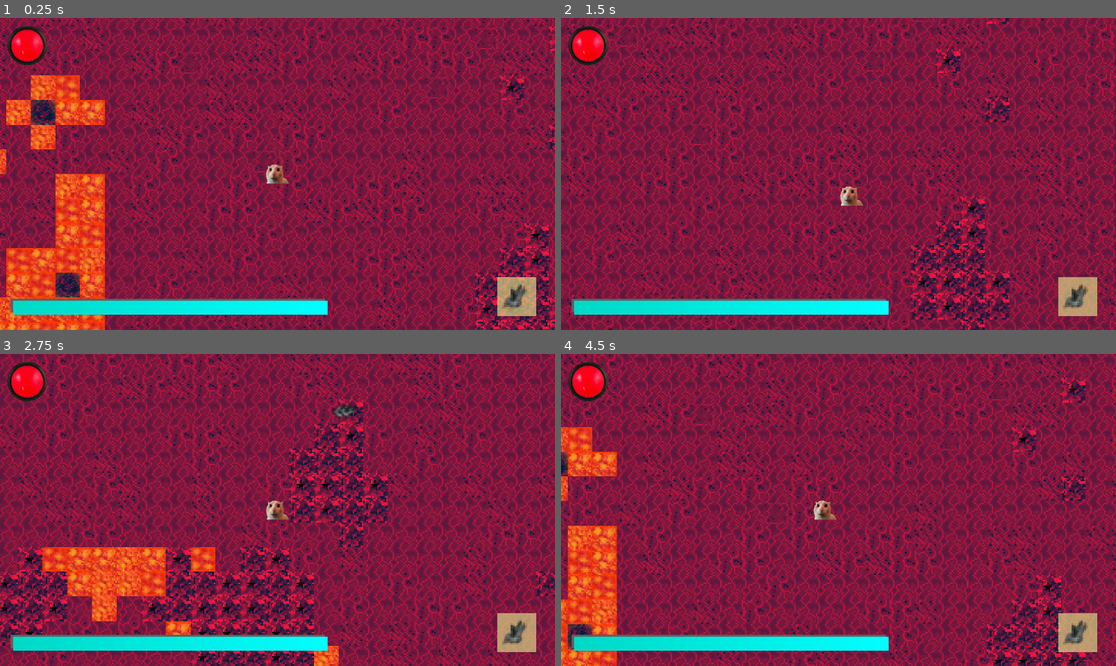
Above: before the commit, frames 1-4 (two rows, left to right).
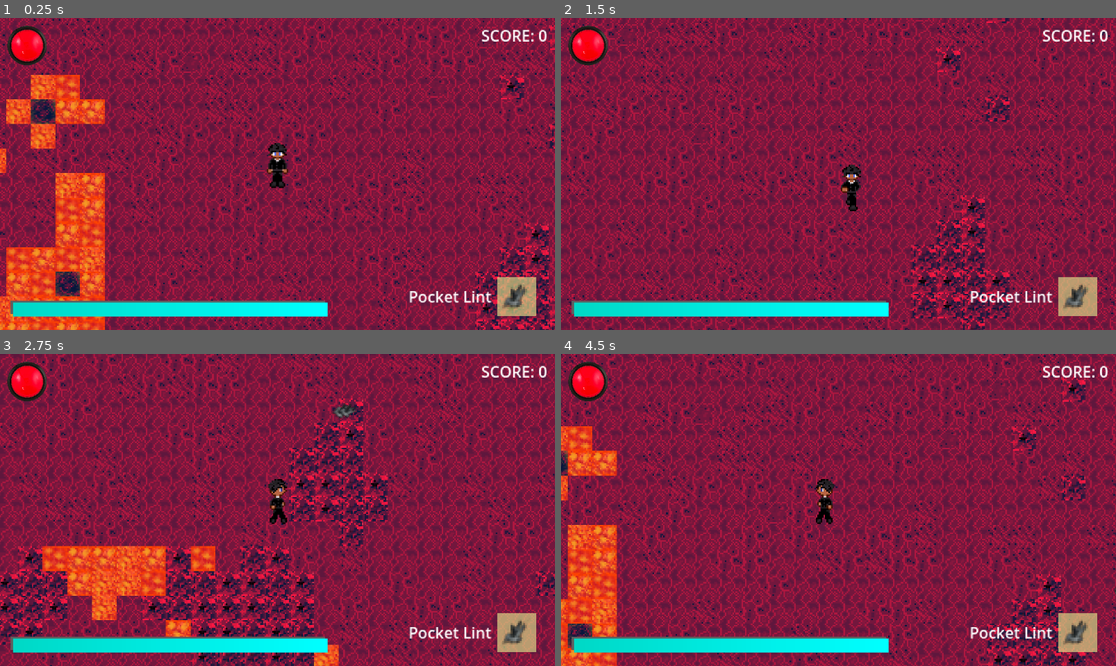
Above: after the commit, the same moments.

Repository: romanpopp/game-jam-2024
Game: Godot game, scene res://main.tscn
Two runs of this game, one before a commit and one after it. Both use one fixed random seed, a clock stepped at 60 frames per second and the inputs below.
Inputs (mouse positions are in pixels of both pictures, inside the frame that each line leads up to):
- Up to frame 1 (0.25 s): no input
- Up to frame 2 (1.5 s): tap Enter at 0.5 s; move the mouse to (960, 158) at 0.52 s; press the mouse at (960, 158) at 0.53 s; hold D (right) 0.53-1.28 s; move the mouse to (727, 189) at 1.27 s; release the mouse at (727, 189) at 1.28 s; hold S (down) from 1.28 s (still down); tap Space (dodge) at 1.35 s
- Up to frame 3 (2.75 s): click (166, 525) at 1.55 s; move the mouse to (333, 441) at 2.02 s; release S (down) at 2.03 s; press the mouse at (333, 441) at 2.03 s; hold D (right) from 2.03 s (still down)
- Up to frame 4 (4.5 s): move the mouse to (810, 572) at 2.77 s; release D (right) at 2.78 s; release the mouse at (810, 572) at 2.78 s; hold W (up) 2.78-3.53 s; click (810, 572) at 2.85 s; move the mouse to (1005, 556) at 3.52 s; hold Space (dodge) 3.53-4.28 s; hold A (left) from 3.53 s (still down); click (1005, 556) at 3.8 s; move the mouse to (672, 463) at 4.27 s; click (672, 463) at 4.35 s

The runs differ from the first frame. In frame 1, 20% of the frame differs, in the area x 0-100%, y 0-100%; in frame 2, 21%; in frame 3, 22%; in frame 4, 21%.

Commit message:
Holy shit

Diff:
--- /dev/null
+++ b/enemyProjectile.tscn
@@ -0,0 +1,24 @@
+[gd_scene load_steps=4 format=3 uid="uid://bhq3phg1p15ah"]
+
+[ext_resource type="Texture2D" uid="uid://bwiw43jmii7nx" path="res://assets/particles/fireball.png" id="1_f3h2q"]
+[ext_resource type="Script" path="res://logic/enemyProjectile.gd" id="1_lwiv4"]
+
+[sub_resource type="CircleShape2D" id="CircleShape2D_0w7vs"]
+
+[node name="EnemyProjectile" type="Area2D"]
+scale = Vector2(1.5, 1.5)
+script = ExtResource("1_lwiv4")
+
+[node name="CollisionShape2D" type="CollisionShape2D" parent="."]
+position = Vector2(0, -9.33333)
+scale = Vector2(2, 2)
+shape = SubResource("CircleShape2D_0w7vs")
+
+[node name="Sprite2D" type="Sprite2D" parent="."]
+scale = Vector2(3, 3)
+texture = ExtResource("1_f3h2q")
+
+[node name="VisibleOnScreenNotifier2D" type="VisibleOnScreenNotifier2D" parent="."]
+
+[connection signal="body_entered" from="." to="." method="_on_body_entered"]
+[connection signal="screen_exited" from="VisibleOnScreenNotifier2D" to="." method="_not_visible_on_screen"]
--- a/hud.tscn
+++ b/hud.tscn
@@ -29,9 +29,9 @@
 anchor_top = 1.0
 anchor_bottom = 1.0
 offset_left = 22.0
-offset_top = -64.9999
+offset_top = -60.9999
 offset_right = 86.0
-offset_bottom = -0.999939
+offset_bottom = 3.00006
 grow_vertical = 0
 scale = Vector2(10.2, 0.439999)
 value = 100.0
@@ -113,6 +113,74 @@
 texture = ExtResource("2_yr4c4")
 
 [node name="Quit" type="Button" parent="."]
+top_level = true
+offset_left = 15.0
+offset_top = 16.0
+offset_right = 1047.0
+offset_bottom = 1048.0
+scale = Vector2(0.08, 0.08)
+icon = ExtResource("3_3bnkc")
+flat = true
+
+[node name="Text" type="RichTextLabel" parent="."]
+anchors_preset = 3
+anchor_left = 1.0
+anchor_top = 1.0
+anchor_right = 1.0
+anchor_bottom = 1.0
+offset_left = -532.0
+offset_top = -93.0
+offset_right = -332.0
+offset_bottom = -63.0
+grow_horizontal = 0
+grow_vertical = 0
+scale = Vector2(2, 2)
+text = "Pocket Lint
+"
+text_direction = 2
+
+[node name="Score" type="RichTextLabel" parent="."]
+anchors_preset = 1
+anchor_left = 1.0
+anchor_right = 1.0
+offset_left = -255.0
+offset_top = 13.0
+offset_right = -135.0
+offset_bottom = 53.0
+grow_horizontal = 0
+scale = Vector2(2, 2)
+text = "SCORE: 0"
+text_direction = 2
+
+[node name="GameOver" type="ColorRect" parent="."]
+visible = false
+anchors_preset = 15
+anchor_right = 1.0
+anchor_bottom = 1.0
+grow_horizontal = 2
+grow_vertical = 2
+color = Color(0.388235, 0.388235, 0.388235, 0.858824)
+
+[node name="GameOverText" type="RichTextLabel" parent="GameOver"]
+layout_mode = 0
+offset_left = 182.0
+offset_top = 98.0
+offset_right = 282.0
+offset_bottom = 123.0
+scale = Vector2(8, 8)
+text = "GAME OVER"
+
+[node name="GameOverScore" type="RichTextLabel" parent="GameOver"]
+layout_mode = 0
+offset_left = 182.0
+offset_top = 260.0
+offset_right = 282.0
+offset_bottom = 285.0
+scale = Vector2(5, 5)
+text = "Score: "
+
+[node name="Quit2" type="Button" parent="GameOver"]
+top_level = true
 offset_left = 15.0
 offset_top = 16.0
 offset_right = 1047.0
@@ -122,3 +190,4 @@
 flat = true
 
 [connection signal="button_down" from="Quit" to="." method="_quit"]
+[connection signal="button_down" from="GameOver/Quit2" to="." method="_quit"]
--- a/logic/basicEnemy.gd
+++ b/logic/basicEnemy.gd
@@ -43,7 +43,9 @@
 # Makes this enemy take damage
 func take_damage(dmg):
 	hp -= dmg
-	if (hp <= 0): queue_free()
+	if (hp <= 0):
+		get_tree().root.get_node("Main/HUD").add_score(50)
+		queue_free()
 
 # Knocks back the enemy
 func knock_back(mag):
--- /dev/null
+++ b/logic/enemyProjectile.gd
@@ -0,0 +1,23 @@
+extends Area2D
+
+@onready var player = get_tree().root.get_node("Main/Player")
+var damage = 20
+var speed = -300
+
+func start(pos):
+	position = pos
+	var direction: Vector2 = position - player.position
+	rotation = direction.angle()
+	rotation -= PI / 2
+
+func _ready():
+	pass
+
+# Called every frame. 'delta' is the elapsed time since the previous frame.
+func _physics_process(delta):
+	position += global_transform.y * speed * delta
+
+func _on_body_entered(body):
+	if body.is_in_group("Player"):
+		body.call("take_damage", damage)
+		queue_free()
--- a/logic/hud.gd
+++ b/logic/hud.gd
@@ -4,9 +4,14 @@
 @onready var bar: TextureProgressBar = get_node("Healthbar")
 @onready var node = get_node("WeaponDisplay/WeaponTexture")
 @onready var ammoBar: TextureProgressBar = get_node("AmmoBar")
+@onready var textBox = get_node("Text")
+@onready var scoreText = get_node("Score")
+@onready var scoreText2 = get_node("GameOver/GameOverScore")
 
 @onready var breadBar: TextureProgressBar = get_node("BreadBar")
 @onready var toasterDamage = get_node("ToastMeter")
+
+var score = 0
 
 const toasterSprite = [
 	"res://assets/hud/toaster5.png",
@@ -24,12 +29,15 @@
 		Weapon.default:
 			node.texture = load("res://assets/particles/lint.png")
 			ammoBar.texture_progress = load("res://assets/blank.png")
+			textBox.text = "Pocket Lint"
 		Weapon.cigarette:
 			node.texture = load("res://assets/weapons/cigarette.png")
 			ammoBar.texture_progress = load("res://assets/hud/cigBurn.png")
+			textBox.text = "Cigarette"
 		Weapon.stapler:
 			node.texture = load("res://assets/weapons/stapler.png")
 			ammoBar.texture_progress = load("res://assets/hud/staplebar.png")
+			textBox.text = "Stapler"
 		Weapon.toaster:
 			breadBar.visible = true
 			toasterDamage.visible = true
@@ -37,6 +45,7 @@
 			toasterDamage.texture = load(toasterSprite[4])
 			node.texture = load("res://assets/weapons/toasterOnGround.png")
 			ammoBar.texture_progress = load("res://assets/blank.png")
+			textBox.text = "Toaster"
 	if type != Weapon.toaster:
 		breadBar.visible = false
 		toasterDamage.visible = false
@@ -51,5 +60,10 @@
 	toasterDamage.texture = load(toasterSprite[durabilityStage])
 	breadBar.value = toastCount
 
+func add_score(amt):
+	score += amt
+	scoreText.text = str("Score: ", score)
+	scoreText2.text = str("Score: ", score)
+
 func _quit():
 	get_tree().quit()
--- a/logic/pickup.gd
+++ b/logic/pickup.gd
@@ -21,4 +21,5 @@
 func _on_body_entered(body):
 	if body.is_in_group("Player"):
 		picked_up.emit(type)
+		get_tree().root.get_node("Main/HUD").add_score(100)
 		queue_free()
--- a/logic/player.gd
+++ b/logic/player.gd
@@ -22,6 +22,7 @@
 var damageBoost = false
 @onready var boostParticles = get_node('BoostParticles')
 @onready var damageParticles = get_node('DamageParticles')
+var dead = false
 
 # Weapon settings
 @export var projectileScene: PackedScene
@@ -33,6 +34,9 @@
 var toasterObject = null
 signal changeWeaponUI(type)
 signal updateAmmoUI(percent)
+
+# Animation settings
+@onready var sprite = get_node("AnimatedSprite2D")
 
 # Set timer wait times
 func _ready():
@@ -53,10 +57,16 @@
 		changeWeaponUI.emit(Weapon.default)
 		$ShootCD.wait_time = 0.8
 
+	# 4:44AM toaster check
+	if toasterObject == null && currentWeapon == Weapon.toaster:
+		currentWeapon = Weapon.default
+		changeWeaponUI.emit(Weapon.default)
+
 	# Durability for cigarette
 	if currentWeapon == Weapon.cigarette:
 		durability -= delta
 		updateAmmoUI.emit(durability / maxDurability * 100)
+	animation()
 
 # Physics processing
 func _physics_process(delta):
@@ -67,6 +77,18 @@
 	velocity += Input.get_vector("left", "right", "up", "down") * delta * speed
 	velocity -= velocity * delta * friction
 	move_and_slide()
+
+func animation():
+	if Input.is_action_pressed("down"):
+		sprite.play("down")
+	else: if Input.is_action_pressed("up"):
+		sprite.play("up")
+	else: if Input.is_action_pressed("left"):
+		sprite.play("left")
+	else: if Input.is_action_pressed("right"):
+		sprite.play("right")
+	else:
+		sprite.play("default")
 
 # Dodge function
 func dodge():
@@ -142,6 +164,11 @@
 func take_damage(dmg):
 	hp -= dmg
 	healthChange.emit(-dmg)
+	if hp <= 0:
+		get_tree().root.get_node("Main/HUD/GameOver").visible = true
+		speed = 0
+		canShoot = false
+		dead = true
 
 # Called by DodgeCD timer after timeout
 func _on_dodge_cd_timeout():
@@ -149,6 +176,8 @@
 
 # Called by ShootCD timer after timeout
 func _on_shoot_cd_timeout():
+	if dead:
+		return
 	canShoot = true
 
 # Called by DmgBoostTimer after timeout
--- a/logic/projectile.gd
+++ b/logic/projectile.gd
@@ -42,7 +42,7 @@
 			speed = -1300
 			drag = 0
 			damage = 4
-			pierce = 2
+			pierce = 1
 			knockback = 20
 			$Lifetime.wait_time = 1
 			var spriteStr = load(imgArray[2])
--- /dev/null
+++ b/logic/rangedEnemy.gd
@@ -0,0 +1,47 @@
+extends CharacterBody2D
+
+# Health
+@export var hp = 10
+var damage = 20
+var canShoot = false
+
+@onready var player = get_parent().get_node("Player")
+@export var projectileScene: PackedScene
+
+func start(pos):
+	position = pos
+	$ShootCD.wait_time = randf_range(2.5, 2.8)
+	$ShootCD.start()
+
+func _physics_process(delta):
+	var direction: Vector2 = player.position - position
+	rotation = direction.angle()
+	rotation -= PI / 2
+
+func _process(delta):
+	if !canShoot:
+		return
+	canShoot = false
+	$ShootCD.wait_time = randf_range(2.5, 2.8)
+	$ShootCD.start()
+	instantiate_projectiles()
+
+func instantiate_projectiles():
+	var projectile = projectileScene.instantiate()
+	get_tree().root.add_child(projectile)
+	projectile.start(position)
+
+# Makes this enemy take damage
+func take_damage(dmg):
+	hp -= dmg
+	if (hp <= 0):
+		get_tree().root.get_node("Main/HUD").add_score(300)
+		queue_free()
+
+# Knocks back the enemy
+func knock_back(mag):
+	velocity -= (player.position - position).normalized() * mag
+
+# It's fucking 4:14 AM
+func _on_shoot_cd_timeout():
+	canShoot = true
--- a/logic/testSpawning.gd
+++ b/logic/testSpawning.gd
@@ -13,9 +13,15 @@
 
 # Everything you need to instantiate a Basic Enemy
 const enemyScene = preload("res://basicEnemy.tscn")
+const enemyScene2 = preload("res://rangedEnemy.tscn")
 
 func create_enemy(pos):
 	var newEnemy = enemyScene.instantiate()
+	add_child(newEnemy)
+	newEnemy.start(pos)
+
+func create_range_enemy(pos):
+	var newEnemy = enemyScene2.instantiate()
 	add_child(newEnemy)
 	newEnemy.start(pos)
 
@@ -29,3 +35,7 @@
 	create_enemy(Vector2(-300, -300))
 	create_enemy(Vector2(-500, -300))
 	create_enemy(Vector2(-300, -500))
+
+	create_range_enemy(Vector2(300, 300))
+	create_range_enemy(Vector2(500, 300))
+	create_range_enemy(Vector2(300, 500))
--- a/logic/toaster.gd
+++ b/logic/toaster.gd
@@ -4,7 +4,7 @@
 @export var maxRotationRate = -20
 @export var minRotationRate = 3
 var rotationRate = minRotationRate
-@export var damage = 1
+@export var damage = 3
 @export var toastDamage = 2
 @export var knockback = 20
 var durability = 4
--- a/main.tscn
+++ b/main.tscn
@@ -1,25 +1,143 @@
-[gd_scene load_steps=33 format=3 uid="uid://bnm1tmofj146x"]
-
-[ext_resource type="Texture2D" uid="uid://cmxa1rg8yituf" path="res://catevido.png" id="1_0dyxt"]
+[gd_scene load_steps=49 format=3 uid="uid://bnm1tmofj146x"]
+
 [ext_resource type="Script" path="res://logic/player.gd" id="1_bwaj2"]
 [ext_resource type="PackedScene" uid="uid://bvmmq0pwftwpk" path="res://projectile.tscn" id="2_lvmhd"]
 [ext_resource type="PackedScene" uid="uid://rc7um343nsgw" path="res://toaster.tscn" id="3_5yltg"]
 [ext_resource type="Texture2D" uid="uid://ydmaqhgnky6v" path="res://assets/tiles/floor-0.png" id="3_rewqo"]
 [ext_resource type="Script" path="res://logic/terrain.gd" id="3_wj3d7"]
 [ext_resource type="Texture2D" uid="uid://c1h0iop8m3bh2" path="res://assets/tiles/floor-1.png" id="4_3plf3"]
+[ext_resource type="Texture2D" uid="uid://dqtew67v2dc2p" path="res://assets/player movement/down-walk-1.png" id="4_c5r7a"]
+[ext_resource type="Texture2D" uid="uid://8q5qbills6mn" path="res://assets/player movement/down-walk-2.png" id="5_10p2y"]
 [ext_resource type="Texture2D" uid="uid://dr6lmwxhk42rx" path="res://assets/tiles/rock-0.png" id="5_h1scr"]
 [ext_resource type="Texture2D" uid="uid://dudi8qb35ocsg" path="res://assets/tiles/floor-3.png" id="5_k1w0c"]
 [ext_resource type="Texture2D" uid="uid://u7nltm1p1pay" path="res://assets/tiles/floor-2.png" id="6_hvrxi"]
+[ext_resource type="Texture2D" uid="uid://cs0611scekk2u" path="res://assets/player movement/down-walk-3.png" id="6_lrtdc"]
 [ext_resource type="Texture2D" uid="uid://8lbr7m0mxea8" path="res://assets/tiles/rock-1.png" id="6_x5n4s"]
 [ext_resource type="Texture2D" uid="uid://ch3dbvw5xgcc4" path="res://assets/tiles/lava-0.png" id="7_4r04p"]
+[ext_resource type="Texture2D" uid="uid://dfe4ycin2dk2d" path="res://assets/player movement/down-walk-4.png" id="7_dmvme"]
 [ext_resource type="Texture2D" uid="uid://ch1ilmsvp1ymc" path="res://assets/tiles/lava-1.png" id="8_gakec"]
+[ext_resource type="Texture2D" uid="uid://cf0atoik4qhxf" path="res://assets/player movement/down-walk-5.png" id="8_yrx1q"]
+[ext_resource type="Texture2D" uid="uid://qt08s10f1tlw" path="res://assets/player movement/left-walk-1.png" id="9_lbrb8"]
 [ext_resource type="Texture2D" uid="uid://6giygjbuxn8h" path="res://assets/tiles/lava-2.png" id="9_yfu4m"]
+[ext_resource type="Texture2D" uid="uid://c8ytnxdkas2ty" path="res://assets/player movement/left-walk-2.png" id="10_wd1yu"]
+[ext_resource type="Texture2D" uid="uid://biyc2exq2ephl" path="res://assets/player movement/left-walk-3.png" id="11_i013y"]
 [ext_resource type="Texture2D" uid="uid://b8vot5pdyvars" path="res://assets/tiles/rare-rock-0.png" id="11_tvixc"]
 [ext_resource type="Texture2D" uid="uid://8thenkdwoxrx" path="res://assets/tiles/rare-rock-1.png" id="12_i540a"]
+[ext_resource type="Texture2D" uid="uid://di7rkxex6tn84" path="res://assets/player movement/right-walk-1.png" id="12_nrc3k"]
+[ext_resource type="Texture2D" uid="uid://lqyy62pc1hgt" path="res://assets/player movement/right-walk-2.png" id="13_1066r"]
+[ext_resource type="Texture2D" uid="uid://dgiw0ej2wlubm" path="res://assets/player movement/right-walk-3.png" id="14_qgxfe"]
+[ext_resource type="Texture2D" uid="uid://bra5xcp3r65fj" path="res://assets/player movement/up-walk1.png" id="16_4ntqf"]
 [ext_resource type="PackedScene" uid="uid://ce8fqxiyibn2" path="res://hud.tscn" id="17_8nyws"]
+[ext_resource type="Texture2D" uid="uid://boygfacmtrf8p" path="res://assets/player movement/up-walk2.png" id="17_nos0a"]
+[ext_resource type="Texture2D" uid="uid://b1q7eu2628ncn" path="res://assets/player movement/up-walk3.png" id="18_scpqo"]
+[ext_resource type="Texture2D" uid="uid://bcctuqkr7okhl" path="res://assets/player movement/up-walk4.png" id="19_ldnk3"]
+[ext_resource type="Texture2D" uid="uid://bdq6o7sa6s541" path="res://assets/player movement/up-walk5.png" id="20_0wolq"]
 
 [sub_resource type="RectangleShape2D" id="RectangleShape2D_nswdj"]
 size = Vector2(60, 60)
+
+[sub_resource type="SpriteFrames" id="SpriteFrames_5srbi"]
+animations = [{
+"frames": [{
+"duration": 1.0,
+"texture": ExtResource("4_c5r7a")
+}],
+"loop": true,
+"name": &"default",
+"speed": 5.0
+}, {
+"frames": [{
+"duration": 1.0,
+"texture": ExtResource("4_c5r7a")
+}, {
+"duration": 1.0,
+"texture": ExtResource("5_10p2y")
+}, {
+"duration": 1.0,
+"texture": ExtResource("6_lrtdc")
+}, {
+"duration": 1.0,
+"texture": ExtResource("5_10p2y")
+}, {
+"duration": 1.0,
+"texture": ExtResource("4_c5r7a")
+}, {
+"duration": 1.0,
+"texture": ExtResource("7_dmvme")
+}, {
+"duration": 1.0,
+"texture": ExtResource("8_yrx1q")
+}, {
+"duration": 1.0,
+"texture": ExtResource("7_dmvme")
+}],
+"loop": true,
+"name": &"down",
+"speed": 10.0
+}, {
+"frames": [{
+"duration": 1.0,
+"texture": ExtResource("9_lbrb8")
+}, {
+"duration": 1.0,
+"texture": ExtResource("10_wd1yu")
+}, {
+"duration": 1.0,
+"texture": ExtResource("11_i013y")
+}, {
+"duration": 1.0,
+"texture": ExtResource("10_wd1yu")
+}],
+"loop": true,
+"name": &"left",
+"speed": 10.0
+}, {
+"frames": [{
+"duration": 1.0,
+"texture": ExtResource("12_nrc3k")
+}, {
+"duration": 1.0,
+"texture": ExtResource("13_1066r")
+}, {
+"duration": 1.0,
+"texture": ExtResource("14_qgxfe")
+}, {
+"duration": 1.0,
+"texture": ExtResource("13_1066r")
+}],
+"loop": true,
+"name": &"right",
+"speed": 10.0
+}, {
+"frames": [{
+"duration": 1.0,
+"texture": ExtResource("16_4ntqf")
+}, {
+"duration": 1.0,
+"texture": ExtResource("17_nos0a")
+}, {
+"duration": 1.0,
+"texture": ExtResource("18_scpqo")
+}, {
+"duration": 1.0,
+"texture": ExtResource("17_nos0a")
+}, {
+"duration": 1.0,
+"texture": ExtResource("16_4ntqf")
+}, {
+"duration": 1.0,
+"texture": ExtResource("19_ldnk3")
+}, {
+"duration": 1.0,
+"texture": ExtResource("20_0wolq")
+}, {
+"duration": 1.0,
+"texture": ExtResource("19_ldnk3")
+}],
+"loop": true,
+"name": &"up",
+"speed": 10.0
+}]
 
 [sub_resource type="Gradient" id="Gradient_svgyo"]
 colors = PackedColorArray(1, 0.415686, 0, 1, 1, 1, 1, 1)
@@ -85,6 +203,7 @@
 sources/3 = SubResource("TileSetAtlasSource_kvrjc")
 
 [node name="Main" type="Node2D"]
+position = Vector2(0, -2)
 
 [node name="Player" type="CharacterBody2D" parent="." groups=["Player"]]
 top_level = true
@@ -95,10 +214,12 @@
 [node name="CollisionShape2D" type="CollisionShape2D" parent="Player"]
 shape = SubResource("RectangleShape2D_nswdj")
 
-[node name="Sprite2D" type="Sprite2D" parent="Player"]
-position = Vector2(5.96046e-08, -4.76837e-07)
-scale = Vector2(0.118023, 0.236047)
-texture = ExtResource("1_0dyxt")
+[node name="AnimatedSprite2D" type="AnimatedSprite2D" parent="Player"]
+position = Vector2(0, -20)
+scale = Vector2(4, 4)
+sprite_frames = SubResource("SpriteFrames_5srbi")
+animation = &"up"
+frame_progress = 0.358847
 
 [node name="Camera2D" type="Camera2D" parent="Player"]
 zoom = Vector2(0.8, 0.8)
--- a/projectile.tscn
+++ b/projectile.tscn
@@ -9,7 +9,7 @@
 [node name="Projectile" type="Area2D"]
 scale = Vector2(1.5, 1.5)
 script = ExtResource("1_fli82")
-imgArray = ["res://assets/particles/lint.png", "res://assets/particles/fireball.png", "res://assets/particles/staple.png", "res://assets/particles/toast.png"]
+imgArray = ["res://assets/particles/lint.png", "res://assets/particles/ash.png", "res://assets/particles/staple.png", "res://assets/particles/toast.png"]
 
 [node name="CollisionShape2D" type="CollisionShape2D" parent="."]
 scale = Vector2(1.5, 1.5)
--- /dev/null
+++ b/rangedEnemy.tscn
@@ -0,0 +1,24 @@
+[gd_scene load_steps=5 format=3 uid="uid://nesdgmrtsm4w"]
+
+[ext_resource type="Script" path="res://logic/rangedEnemy.gd" id="1_2g51r"]
+[ext_resource type="Texture2D" uid="uid://mw1we7mj88dd" path="res://assets/enemies/rangeEnemy.png" id="1_eiu2k"]
+[ext_resource type="PackedScene" uid="uid://bhq3phg1p15ah" path="res://enemyProjectile.tscn" id="2_f2tpq"]
+
+[sub_resource type="CircleShape2D" id="CircleShape2D_k724y"]
+
+[node name="rangedEnemy" type="CharacterBody2D" groups=["Enemy"]]
+scale = Vector2(4, 4)
+script = ExtResource("1_2g51r")
+projectileScene = ExtResource("2_f2tpq")
+
+[node name="CollisionShape2D" type="CollisionShape2D" parent="."]
+shape = SubResource("CircleShape2D_k724y")
+
+[node name="Sprite2D" type="Sprite2D" parent="."]
+position = Vector2(-0.75, 0)
+scale = Vector2(1.5, 1.5)
+texture = ExtResource("1_eiu2k")
+
+[node name="ShootCD" type="Timer" parent="."]
+
+[connection signal="timeout" from="ShootCD" to="." method="_on_shoot_cd_timeout"]
Binary file changed: assets/enemies/basicEnemy.png
Binary file changed: assets/enemies/rangeEnemy.png
Binary file removed: assets/player movement/up-walk-2.png
Binary file removed: assets/player movement/up-walk-3.png
Binary file removed: assets/player movement/up-walk-4.png
Binary file removed: assets/player movement/up-walk-5.png
Binary file added: assets/player movement/up-walk1.png
Not shown, changed: assets/player movement/up-walk1.png.import
Binary file added: assets/player movement/up-walk2.png
Not shown, changed: assets/player movement/up-walk2.png.import
Binary file added: assets/player movement/up-walk3.png
Not shown, changed: assets/player movement/up-walk3.png.import
(and 4 more such lines)
